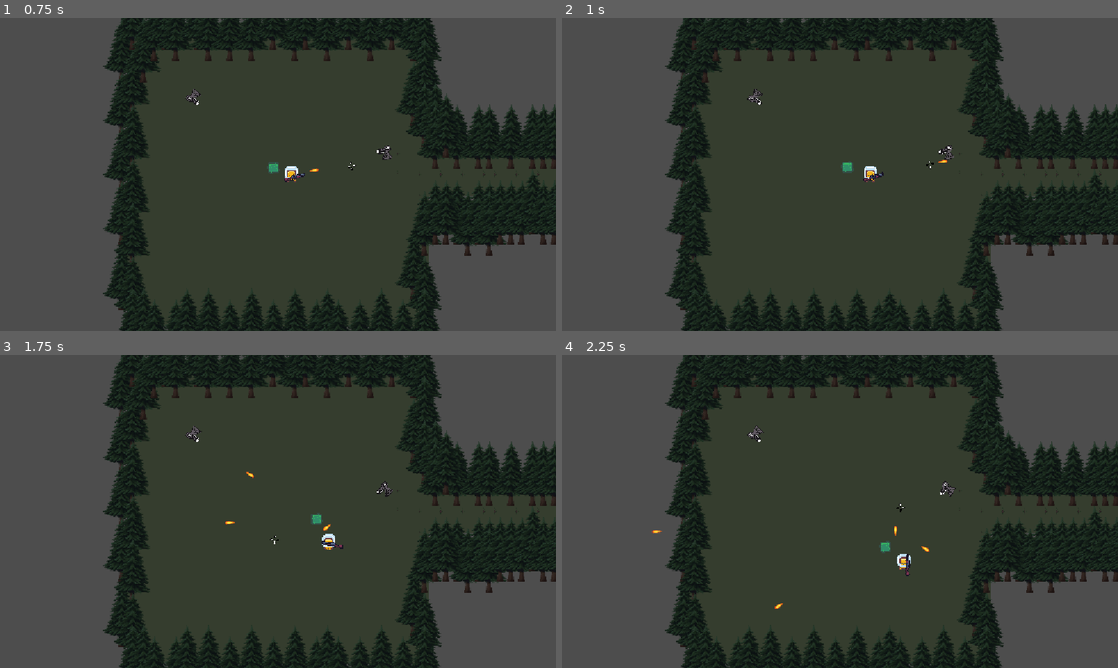
Above: before the commit, frames 1-4 (two rows, left to right).
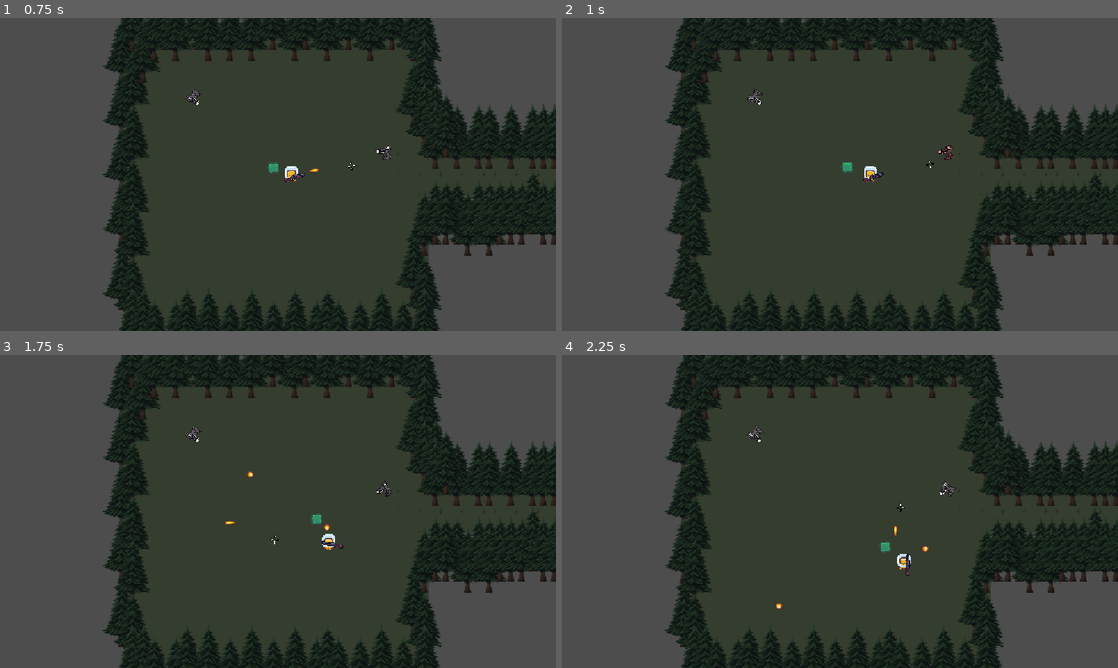
Above: after the commit, the same moments.

Repository: Silgnis/Game-Design-Project
Game: Godot game, scene res://Scenes/Main.tscn
Two runs of this game, one before a commit and one after it. Both use one fixed random seed, a clock stepped at 60 frames per second and the inputs below.
Inputs (mouse positions are in pixels of both pictures, inside the frame that each line leads up to):
- Up to frame 1 (0.75 s): move the mouse to (400, 158) at 0.52 s; hold Right (right) from 0.53 s (still down); click (400, 158) at 0.6 s
- Up to frame 2 (1 s): keep holding Right (right)
- Up to frame 3 (1.75 s): move the mouse to (166, 527) at 1.27 s; release Right (right) at 1.28 s; hold Down (down) from 1.28 s (still down); click (166, 527) at 1.35 s
- Up to frame 4 (2.25 s): move the mouse to (895, 442) at 2.02 s; release Down (down) at 2.03 s; hold Right (right) from 2.03 s (still down); click (895, 442) at 2.1 s

Frame 1 is identical in both runs. In frame 2, less than 0.1% of the frame differs, in the area x 67-71%, y 40-47%; in frame 3, less than 0.1%; in frame 4, less than 0.1%, in the area x 16-67%, y 56-82%.

Commit message:
Add damage and bullet visual effect

Diff:
--- /dev/null
+++ b/Scenes/EnemyBullet.tscn
@@ -0,0 +1,24 @@
+[gd_scene format=3 uid="uid://cxqtogvn1assw"]
+
+[ext_resource type="Script" uid="uid://dt02s3u23mjmr" path="res://Scripts/bullet.gd" id="1_i5veg"]
+[ext_resource type="Texture2D" uid="uid://ca2t7jngsbwiu" path="res://Resources/New_All_Fire_Bullet_Pixel_16x16/All_Fire_Bullet_Pixel_16x16_00.png" id="2_701ao"]
+
+[sub_resource type="CapsuleShape2D" id="CapsuleShape2D_xjght"]
+radius = 3.0
+height = 6.0
+
+[node name="EnemyBullet" type="Area2D" unique_id=913723620]
+collision_layer = 16
+collision_mask = 3
+script = ExtResource("1_i5veg")
+
+[node name="Sprite2D" type="Sprite2D" parent="." unique_id=699702102]
+texture = ExtResource("2_701ao")
+region_enabled = true
+region_rect = Rect2(195.60815, 131.76288, 8.730347, 8.566208)
+
+[node name="CollisionShape2D" type="CollisionShape2D" parent="." unique_id=522000665]
+rotation = 1.5707964
+shape = SubResource("CapsuleShape2D_xjght")
+
+[node name="AudioStreamPlayer2D" type="AudioStreamPlayer2D" parent="." unique_id=1321460023]
--- a/Scenes/Level2.tscn
+++ b/Scenes/Level2.tscn
@@ -3,7 +3,7 @@
 [ext_resource type="Texture2D" uid="uid://d08w70s0wbjcm" path="res://Resources/Custom Assets/Tileset and tree.png" id="1_0plju"]
 [ext_resource type="Script" uid="uid://bhgm6sfwrsrgk" path="res://Scripts/level.gd" id="1_5awjf"]
 [ext_resource type="TileSet" uid="uid://cdr018fxgilse" path="res://Resources/tree_tileset.tres" id="3_5awjf"]
-[ext_resource type="PackedScene" uid="uid://bsl7npd3rj82l" path="res://door.tscn" id="3_ms0wi"]
+[ext_resource type="PackedScene" uid="uid://bsl7npd3rj82l" path="res://Scenes/door.tscn" id="3_ms0wi"]
 
 [sub_resource type="TileSetAtlasSource" id="TileSetAtlasSource_q12u6"]
 texture = ExtResource("1_0plju")
--- a/Scenes/bullet.tscn
+++ b/Scenes/bullet.tscn
@@ -4,9 +4,12 @@
 [ext_resource type="Texture2D" uid="uid://ca2t7jngsbwiu" path="res://Resources/New_All_Fire_Bullet_Pixel_16x16/All_Fire_Bullet_Pixel_16x16_00.png" id="1_xjght"]
 
 [sub_resource type="CapsuleShape2D" id="CapsuleShape2D_xjght"]
-radius = 3.0
+radius = 2.0
+height = 14.0
 
 [node name="Bullet" type="Area2D" unique_id=913723620]
+collision_layer = 8
+collision_mask = 5
 script = ExtResource("1_oduel")
 
 [node name="Sprite2D" type="Sprite2D" parent="." unique_id=699702102]
@@ -17,3 +20,5 @@
 [node name="CollisionShape2D" type="CollisionShape2D" parent="." unique_id=522000665]
 rotation = 1.5707964
 shape = SubResource("CapsuleShape2D_xjght")
+
+[node name="AudioStreamPlayer2D" type="AudioStreamPlayer2D" parent="." unique_id=1664158085]
--- a/Scenes/player.tscn
+++ b/Scenes/player.tscn
@@ -22,6 +22,8 @@
 }]
 
 [node name="CharacterBody2D" type="CharacterBody2D" unique_id=1400733540]
+collision_layer = 2
+collision_mask = 21
 script = ExtResource("1_6t5aa")
 
 [node name="CollisionShape2D" type="CollisionShape2D" parent="." unique_id=775327215]
--- a/Scenes/turret.tscn
+++ b/Scenes/turret.tscn
@@ -3,11 +3,17 @@
 [ext_resource type="Texture2D" uid="uid://brbmarl6uenv7" path="res://Resources/turret_sprite.png" id="1_fcprl"]
 [ext_resource type="Script" uid="uid://xcplyh53q7an" path="res://Scripts/turret.gd" id="1_hskch"]
 
-[node name="Turret" type="Node2D" unique_id=620192780]
+[sub_resource type="RectangleShape2D" id="RectangleShape2D_hskch"]
+size = Vector2(177, 168)
+
+[node name="Turret" type="StaticBody2D" unique_id=1010533878]
+collision_layer = 4
+collision_mask = 11
 script = ExtResource("1_hskch")
 
 [node name="Sprite2D" type="Sprite2D" parent="." unique_id=679956360]
-scale = Vector2(-0.39402205, -0.434022)
+rotation = -3.1415927
+scale = Vector2(0.39402205, 0.434022)
 texture = ExtResource("1_fcprl")
 
 [node name="Muzzle" type="Marker2D" parent="." unique_id=2138155325]
@@ -17,3 +23,7 @@
 [node name="ShootTimer" type="Timer" parent="." unique_id=1943463517]
 wait_time = 1.5
 autostart = true
+
+[node name="CollisionShape2D" type="CollisionShape2D" parent="." unique_id=2049946406]
+position = Vector2(6.5, -2)
+shape = SubResource("RectangleShape2D_hskch")
--- a/Scripts/bullet.gd
+++ b/Scripts/bullet.gd
@@ -2,11 +2,24 @@
 class_name Bullet
 
 @export var SPEED = 400.0
+@export var damage: int = 10
 var direction = Vector2.RIGHT
 
 func _ready() -> void:
-	await get_tree().create_timer(3.0).timeout #remove if no collision
+	# Connect the Area2D collision signal programmatically
+	body_entered.connect(_on_body_entered)
+
+	# Despawn after 3 seconds if it hits nothing
+	await get_tree().create_timer(3.0).timeout
 	queue_free()
 
 func _physics_process(delta: float) -> void:
 	position += direction * SPEED * delta
+
+func _on_body_entered(body: Node2D) -> void:
+	# Check if the hit object has a damage method
+	if body.has_method("take_damage"):
+		body.take_damage(damage)
+
+	# Destroy bullet on impact (with walls or characters)
+	queue_free()
--- a/Scripts/player.gd
+++ b/Scripts/player.gd
@@ -4,8 +4,10 @@
 @onready var animated_sprite_2d: AnimatedSprite2D = $AnimatedSprite2D
 @export var bullet_scene = load("res://Scenes/bullet.tscn")
 
+@export var max_health: int = 100
 @export var MOVE_SPEED = 100.0
 
+var current_health: int = max_health
 var currency: int = 0
 
 func _ready() -> void:
@@ -41,3 +43,17 @@
 	b.global_position = global_position
 	b.direction = shooting_dir
 	b.rotation = shooting_dir.angle()
+
+func take_damage(amount: int) -> void:
+	current_health -= amount
+	flash_red()
+
+	if current_health <= 0:
+		current_health = max_health # temp, call die func here later
+
+func flash_red() -> void:
+	var tween = create_tween()
+	tween.tween_property(self, "modulate", Color.RED, 0.05)
+	tween.tween_property(self, "modulate", Color.WHITE, 0.1)
+
+# TODO> die function
--- a/Scripts/turret.gd
+++ b/Scripts/turret.gd
@@ -1,10 +1,13 @@
 extends Node2D
 
-@export var bullet_scene: PackedScene = preload("res://Scenes/bullet.tscn")
+@export var bullet_scene: PackedScene = preload("res://Scenes/EnemyBullet.tscn")
 @export var target: Node2D # Drag your Player node here in the editor, or acquire via group
 
 @onready var muzzle: Marker2D = $Muzzle
 @onready var shoot_timer: Timer = $ShootTimer
+
+@export var max_health: int = 100
+var current_health: int = max_health
 
 func _ready() -> void:
 	# Connect the timer's timeout signal to the shoot function
@@ -32,3 +35,18 @@
 	b.global_position = muzzle.global_position
 	b.direction = shooting_dir
 	b.rotation = shooting_dir.angle()
+
+func take_damage(amount: int) -> void:
+	current_health -= amount
+	flash_red()
+
+	if current_health <= 0:
+		die()
+
+func flash_red() -> void:
+	var tween = create_tween()
+	tween.tween_property(self, "modulate", Color.RED, 0.05)
+	tween.tween_property(self, "modulate", Color.WHITE, 0.1)
+
+func die() -> void:
+	queue_free()
--- a/project.godot
+++ b/project.godot
@@ -56,6 +56,14 @@
 ]
 }
 
+[layer_names]
+
+2d_physics/layer_1="World"
+2d_physics/layer_2="Player"
+2d_physics/layer_3="Enemies"
+2d_physics/layer_4="Player bullets"
+2d_physics/layer_5="Enemy bullets"
+
 [physics]
 
 3d/physics_engine="Jolt Physics"
Not shown, added: Resources/Bullet Sounds/freesound_community-080880_bullet-39799.mp3.import
Not shown, added: Resources/Bullet Sounds/ribhavagrawal-bulletshot-impact-sound-effect-230462.mp3.import
Renamed: door.tscn -> Scenes/door.tscn
Not shown, added: Scenes/Level1.tscn.depren
